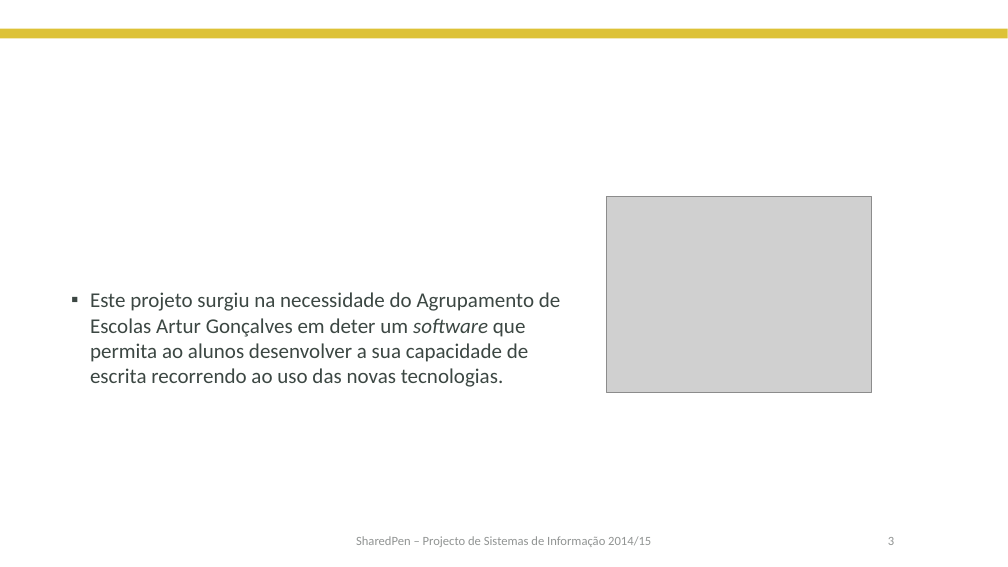
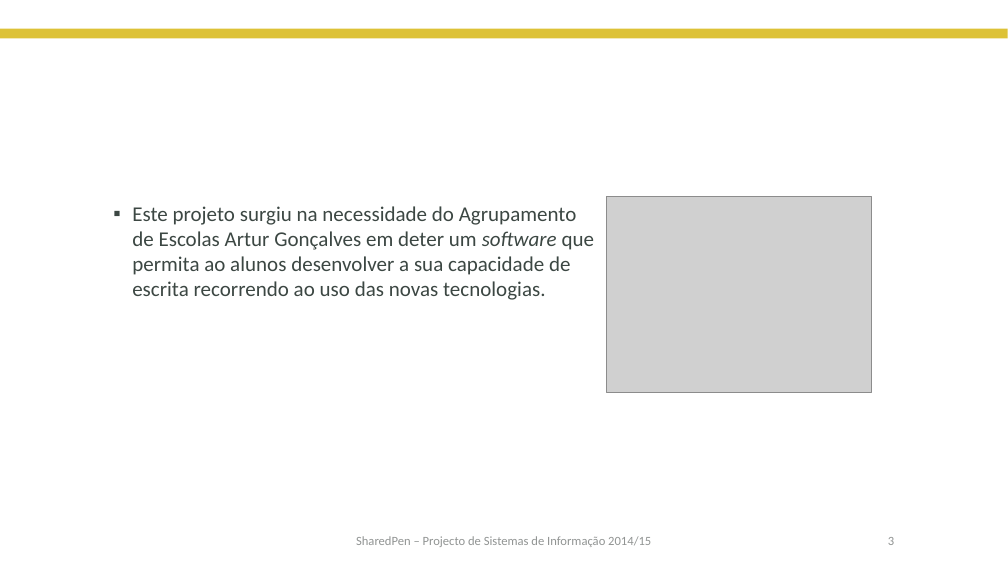
Before and after one commit to claudioRcarvalho/sharedpen_doc, a slide deck: slide 3 of Apresentação_professor_v1.pptx. Drawn at 1008x567 pixels with LibreOffice and Linux fonts; fonts in the diff are those of the drawing; grey boxes stand for pictures; background and template pictures are left out. Boxes give left, top, right and bottom in pixels: in the first picture for what was removed or moved away, otherwise in the second. Text is boxed around its words. In the diff, an @@ line names an element or a change of style, - is before the commit and + after.

```diff
--- a/Apresentação_professor_v1.pptx
+++ b/Apresentação_professor_v1.pptx
@@ text "Este projeto surgiu na necessidade ..." rewrapped from (90,292,560,387) to (132,206,595,300) @@
```
Also in this commit, not shown: 5 other slides changed, 1 other file.
